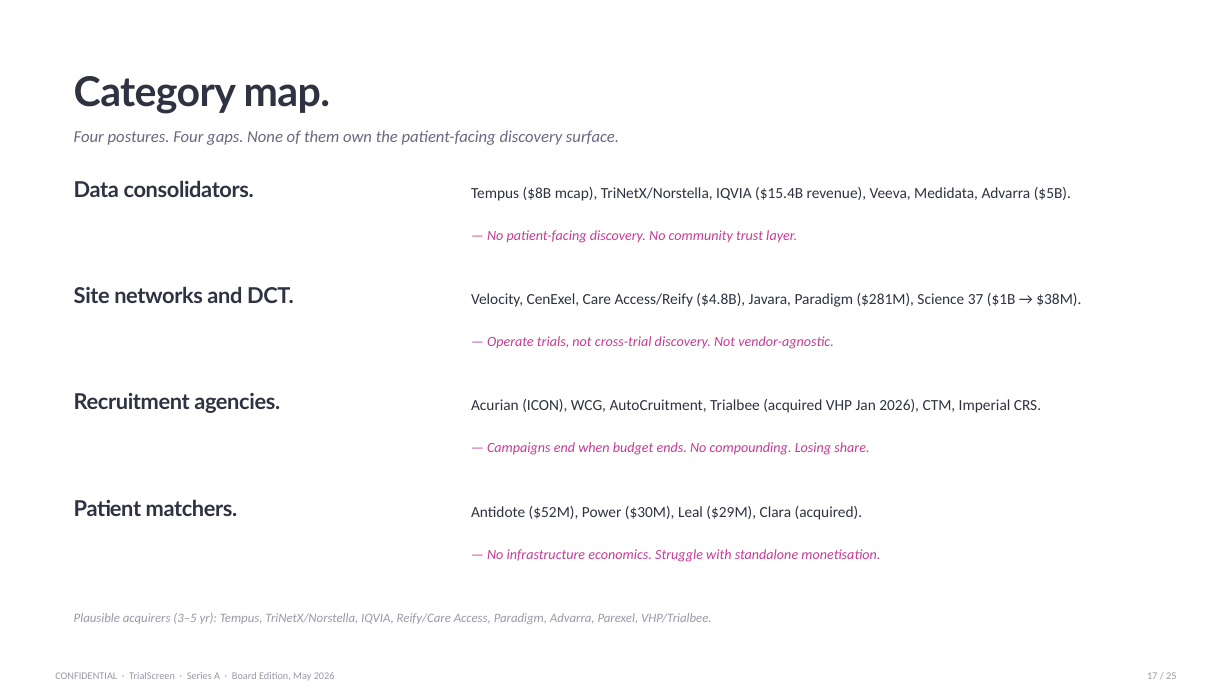
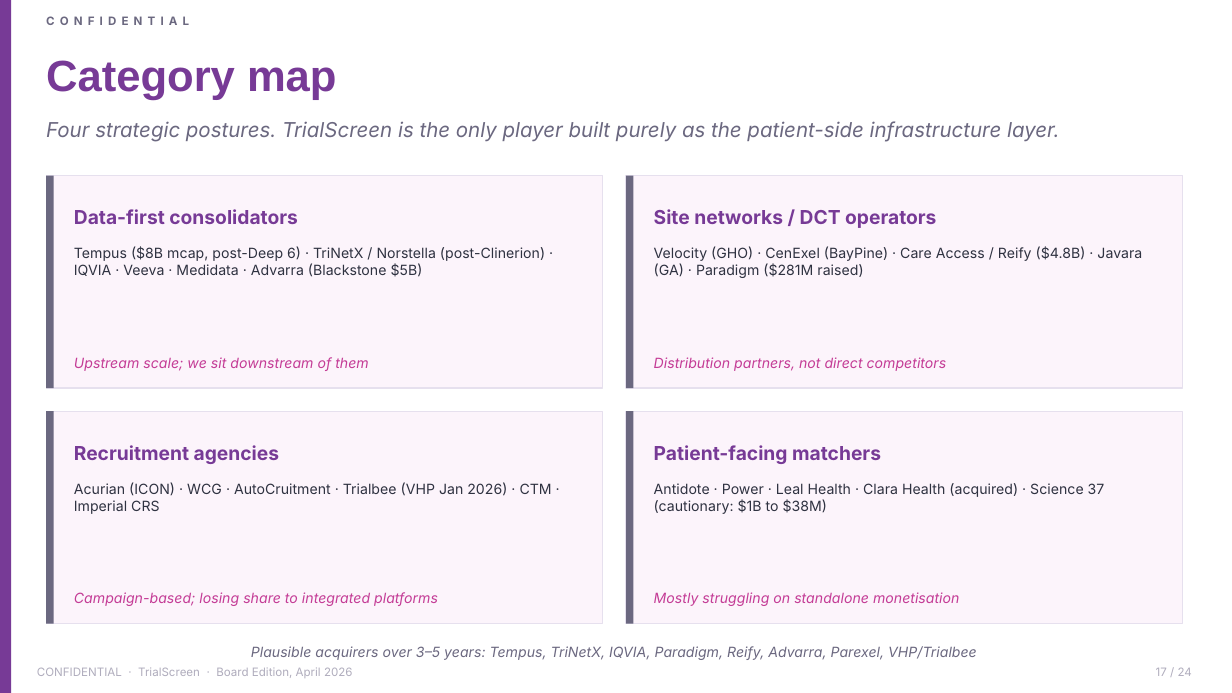
Before and after one commit to akamu47/trialscreen-board-pack, a slide deck: slide 18 of documents/TrialScreen_SeriesA_Deck.pptx (slide 17 before the commit). Drawn at 1232x693 pixels with LibreOffice and Linux fonts; fonts in the diff are those of the drawing. Boxes give left, top, right and bottom in pixels: in the first picture for what was removed or moved away, otherwise in the second. Text is boxed around its words. In the diff, an @@ line names an element or a change of style, - is before the commit and + after.

```diff
--- a/documents/TrialScreen_SeriesA_Deck.pptx
+++ b/documents/TrialScreen_SeriesA_Deck.pptx
@@ rectangle added at [0,0,11,693], fill #773A96 @@
@@ text at [46,60,337,100]: text changed; size 32 to 34 pt; font Lato to Arial; text colour #2F3241 to #773A96 @@
-Category map.
+Category map
@@ text at [46,121,1059,142]: text changed; size 13 to 16 pt; font Calibri to Inter @@
-Four postures. Four gaps. None of them own the patient-facing discovery surface.
+Four strategic postures. TrialScreen is the only player built purely as the patient-side infrastructure layer.
@@ rectangle added at [46,176,604,388], fill #FCF4FB, outline #E6E0EE 1 pt @@
@@ rectangle added at [46,176,54,388], fill #6B6880 @@
@@ rectangle added at [627,176,1184,388], fill #FCF4FB, outline #E6E0EE 1 pt @@
@@ rectangle added at [627,176,634,388], fill #6B6880 @@
@@ text at [74,209,298,224]: text changed; size 17 to 15 pt; font Lato to Inter; text colour #2F3241 to #773A96 @@
-Data consolidators.
+Data-first consolidators
@@ vertical alignment top to middle in 5 elements at [74,445,279,464], [251,646,977,660], [74,209,298,224], [654,445,881,464], [654,209,936,228] @@
@@ text at [654,209,936,228]: text changed; size 17 to 15 pt; font Lato to Inter; text colour #2F3241 to #773A96 @@
-Site networks and DCT.
+Site networks / DCT operators
@@ text removed at [487,230,797,243] @@
-— No patient-facing discovery. No community trust layer.
@@ text at [74,246,545,277]: text changed; size 12 to 11 pt; font Calibri to Inter @@
-Tempus ($8B mcap), TriNetX/Norstella, IQVIA ($15.4B revenue), Veeva, Medidata, Advarra ($5B).
+Tempus ($8B mcap, post-Deep 6) · TriNetX / Norstella (post-Clinerion) · IQVIA · Veeva · Medidata · Advarra (Blackstone $5B)
@@ text at [654,246,1142,278]: text changed; size 12 to 11 pt; font Calibri to Inter @@
-Velocity, CenExel, Care Access/Reify ($4.8B), Javara, Paradigm ($281M), Science 37 ($1B → $38M).
+Velocity (GHO) · CenExel (BayPine) · Care Access / Reify ($4.8B) · Javara (GA) · Paradigm ($281M raised)
@@ text added at [74,357,368,371], 11 pt, text #C43C96, italic @@
+Upstream scale; we sit downstream of them
@@ text removed at [487,336,833,349] @@
-— Operate trials, not cross-trial discovery. Not vendor-agnostic.
@@ text added at [654,357,947,371], 11 pt, text #C43C96, italic @@
+Distribution partners, not direct competitors
@@ rectangle added at [46,411,604,624], fill #FCF4FB, outline #E6E0EE 1 pt @@
@@ rectangle added at [46,411,54,624], fill #6B6880 @@
@@ rectangle added at [627,411,1184,624], fill #FCF4FB, outline #E6E0EE 1 pt @@
@@ rectangle added at [627,411,634,624], fill #6B6880 @@
@@ text at [74,445,279,464]: text changed; size 17 to 15 pt; font Lato to Inter; text colour #2F3241 to #773A96 @@
-Recruitment agencies.
+Recruitment agencies
@@ text removed at [487,442,869,455] @@
-— Campaigns end when budget ends. No compounding. Losing share.
@@ text at [654,445,881,464]: text changed; size 17 to 15 pt; font Lato to Inter; text colour #2F3241 to #773A96 @@
-Patient matchers.
+Patient-facing matchers
@@ text at [74,482,552,514]: text changed; size 12 to 11 pt; font Calibri to Inter @@
-Acurian (ICON), WCG, AutoCruitment, Trialbee (acquired VHP Jan 2026), CTM, Imperial CRS.
+Acurian (ICON) · WCG · AutoCruitment · Trialbee (VHP Jan 2026) · CTM · Imperial CRS
@@ text at [654,483,1105,514]: text changed; size 12 to 11 pt; font Calibri to Inter @@
-Antidote ($52M), Power ($30M), Leal ($29M), Clara (acquired).
+Antidote · Power · Leal Health · Clara Health (acquired) · Science 37 (cautionary: $1B to $38M)
@@ text removed at [487,549,880,562] @@
-— No infrastructure economics. Struggle with standalone monetisation.
@@ text added at [74,592,438,606], 11 pt, text #C43C96, italic @@
+Campaign-based; losing share to integrated platforms
@@ text added at [654,592,959,606], 11 pt, text #C43C96, italic @@
+Mostly struggling on standalone monetisation
@@ text at [251,646,977,660]: text changed; size 10 to 11 pt; font Calibri to Inter; text colour #9A98A8 to #6B6880 @@
-Plausible acquirers (3–5 yr): Tempus, TriNetX/Norstella, IQVIA, Reify/Care Access, Paradigm, Advarra, Parexel, VHP/Trialbee.
+Plausible acquirers over 3–5 years: Tempus, TriNetX, IQVIA, Paradigm, Reify, Advarra, Parexel, VHP/Trialbee
@@ text added at [37,668,122,676], 9 pt, text #6B6880, bold @@
+CONFIDENTIAL
@@ text at [138,667,353,678]: text changed; size 8 to 9 pt; font Calibri to Inter; text colour #9A98A8 to #B0ADBD @@
-CONFIDENTIAL · TrialScreen · Series A · Board Edition, May 2026
+CONFIDENTIAL · TrialScreen · Board Edition, April 2026
@@ text at [1156,668,1192,676]: text changed; size 8 to 9 pt; font Calibri to Inter; text colour #9A98A8 to #B0ADBD @@
-17 / 25
+17 / 24
```
Also in this commit, not shown: 13 other slides changed, 11 slides added, 11 slides removed, 1 other file.
